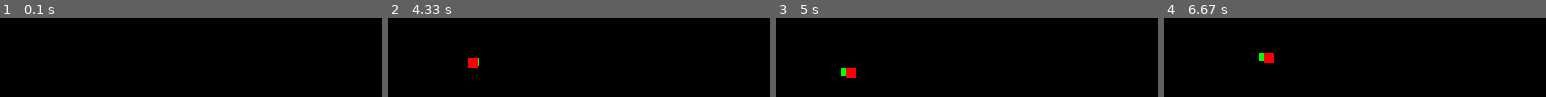
Above: before the commit, frames 1-4 (left to right).
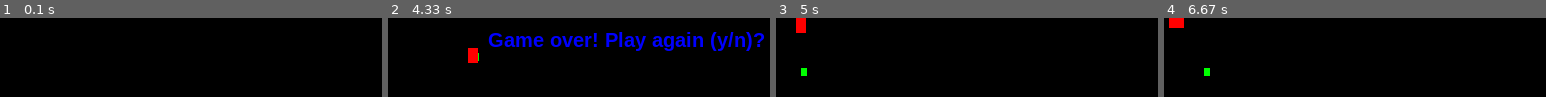
Above: after the commit, the same moments.

Repository: arto-pihlaja/pygame1
Game: pygame game, started from first game.py
Two runs of this game, one before a commit and one after it. Both use one fixed random seed, a clock stepped at 60 frames per second and the inputs below.
Inputs:
- Up to frame 1 (0.1 s): no input
- Up to frame 2 (4.33 s): hold Right 0.33-0.8 s; hold Up 0.83-1.13 s; hold Right 1.17-1.63 s; hold Left 1.67-2.2 s; hold Down 2.23-2.53 s; hold Left 2.57-2.97 s; hold Up 3-3.37 s; hold Right 3.4-4.03 s; hold Down from 4.07 s (still down)
- Up to frame 3 (5 s): release Down at 4.43 s; hold Left 4.47-4.93 s; hold Right from 4.97 s (still down)
- Up to frame 4 (6.67 s): release Right at 5.43 s; hold Up 5.47-5.77 s; hold Right 5.8-6.27 s; hold Left from 6.3 s (still down)

Frame 1 is identical in both runs. In frame 2, 7.0% of the frame differs, in the area x 20-99%, y 17-64%; in frame 3, 1.1%; in frame 4, 1.1%.

Commit message:
moving and checking collisions ok, snake not growing yet

Diff:
--- a/first game.py
+++ b/first game.py
@@ -28,7 +28,7 @@
 
     def move(self):
         keys = pg.key.get_pressed()
-        if len(keys) < 1:
+        if sum(keys) < 1:
             return
 
         if keys == self.prevKey:
@@ -56,13 +56,11 @@
 class Snake(FgRectangle):
     def __init__(self, field, startX, startY, width, height):
         super().__init__(field, startX, startY, width, height)
-        self.length = 1
-        self.previousPositions = []
+        self.length = 3
+        self.body = []
 
     def move(self, hero):
-        self.previousPositions.insert(0, (self.x, self.y))
-        if len(self.previousPositions) > self.length:
-            self.previousPositions.pop()
+        self.body.insert(0, (self.x, self.y))
         if abs(self.x - hero.x) > 5:
             if self.x < hero.x:
                 self.x += 5
@@ -73,8 +71,17 @@
                 self.y += 5
             if self.y > hero.y:
                 self.y -= 5
+        self.body.insert(0, (self.x, self.y))
+        while len(self.body) >= self.length:
+            self.body.pop()
+
     def grow():
-        self.length += 1
+        self.length += 3
+
+    def draw(self, colour):
+        for p in reversed(self.body):
+            self.x, self.y = p
+            super().draw(colour)
 
 class FgField():
     BLACK = (0,0,0)
@@ -90,13 +97,19 @@
         pg.draw.rect(self.screen, colour, (character.x, character.y, character.width, character.height ))
 
     def clearCharacters(self, hero, villain):
-        self.drawCharacter(villain, self.BLACK)
-        self.drawCharacter(hero, self.BLACK)
+        hero.draw(self.BLACK)
+        villain.draw(self.BLACK)
+        # self.drawCharacter(villain, self.BLACK)
+        # self.drawCharacter(hero, self.BLACK)
 
     def redrawCharacters(self, hero, villain):
+        hero.draw(self.GREEN)
+        villain.draw(self.RED)
+
         # self.screen.fill((0,0,0))
-        self.drawCharacter(hero, self.GREEN)
-        self.drawCharacter(villain, self.RED)
+        # self.drawCharacter(hero, self.GREEN)
+        # self.drawCharacter(villain, self.RED)
+
 
 class FirstGame():
     def __init__(self):
@@ -112,16 +125,48 @@
         self.villain.move(self.hero)
         self.field.redrawCharacters(self.hero, self.villain)
 
+    def noCollision(self):
+        noCol = True
+        for p in self.villain.body:
+            sx, sy = p
+            if self.hero.x > sx and self.hero.x < (sx + self.villain.width)\
+                and self.hero.y > sy and self.hero.y < (sy + self.villain.height):
+                noCol = False
+                break
+        return noCol
+
+    def playAgain(self):
+        font = pg.font.SysFont("arial", 20, True)
+        text = font.render("Game over! Play again (y/n)?", True, (0,0,255))
+        self.field.screen.blit(text, (100,10))
+        pg.display.update()
+        keys = []
+        validResponse = False
+        while not(validResponse):
+            for event in pg.event.get():
+                if event.type == pg.QUIT:
+                    pygame.quit()
+                if event.type == pg.KEYDOWN:
+                    if event.key == pg.K_n:
+                        return False
+                    else:
+                        return True
+
 def main():
-    fg = FirstGame()
-    play = True
-    while play:
-        for event in pg.event.get():
-            if event.type == pg.QUIT:
-                play = False
-        fg.moveCharacters()
-        fg.clock.tick(10)
-        pg.display.update()
+    playMore = True
+    while playMore:
+        fg = FirstGame()
+        gameOn = True
+        while gameOn:
+            for event in pg.event.get():
+                if event.type == pg.QUIT:
+                    gameOn = False
+                    playMore = False
+            fg.moveCharacters()
+            gameOn = fg.noCollision()
+            fg.clock.tick(10)
+            pg.display.update()
+        playMore = fg.playAgain()
     pg.quit()
 
 
